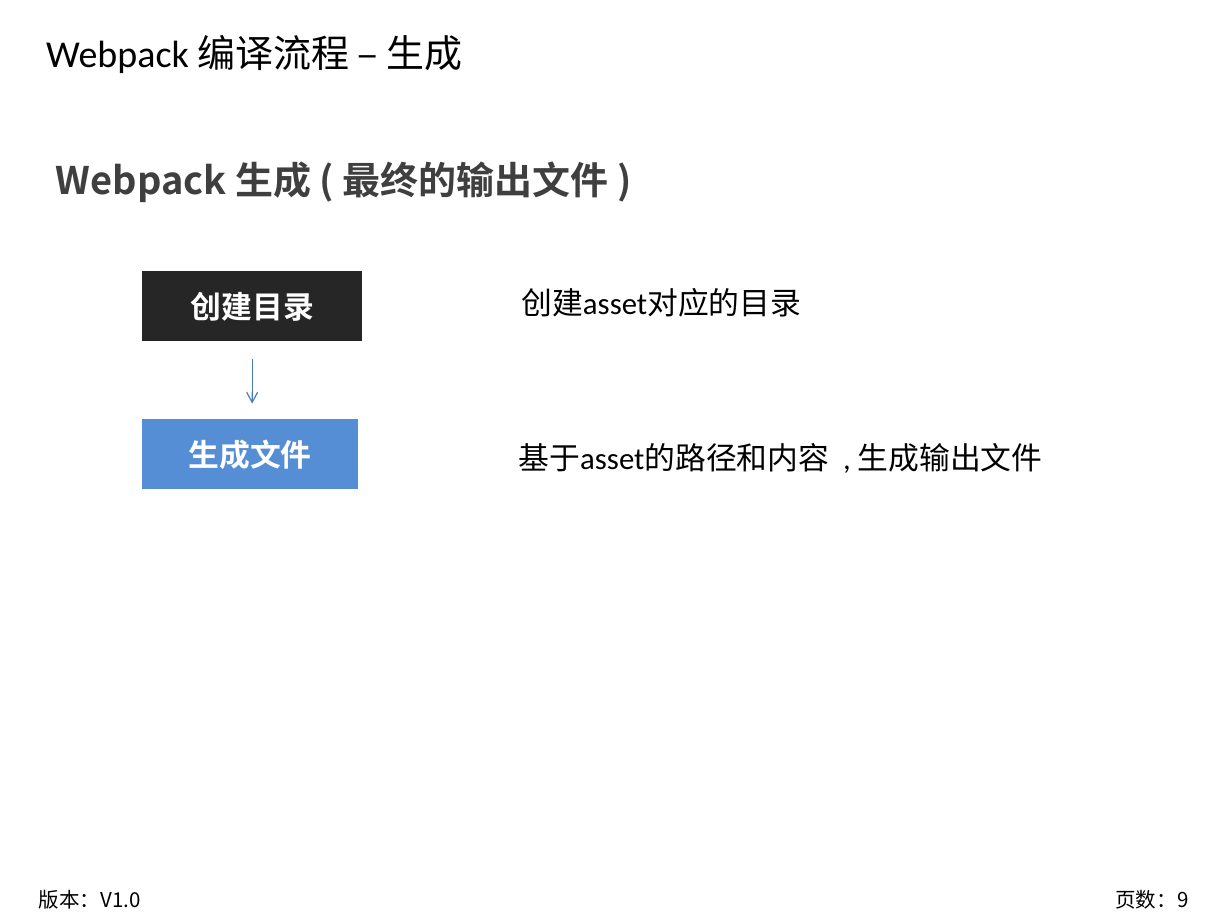
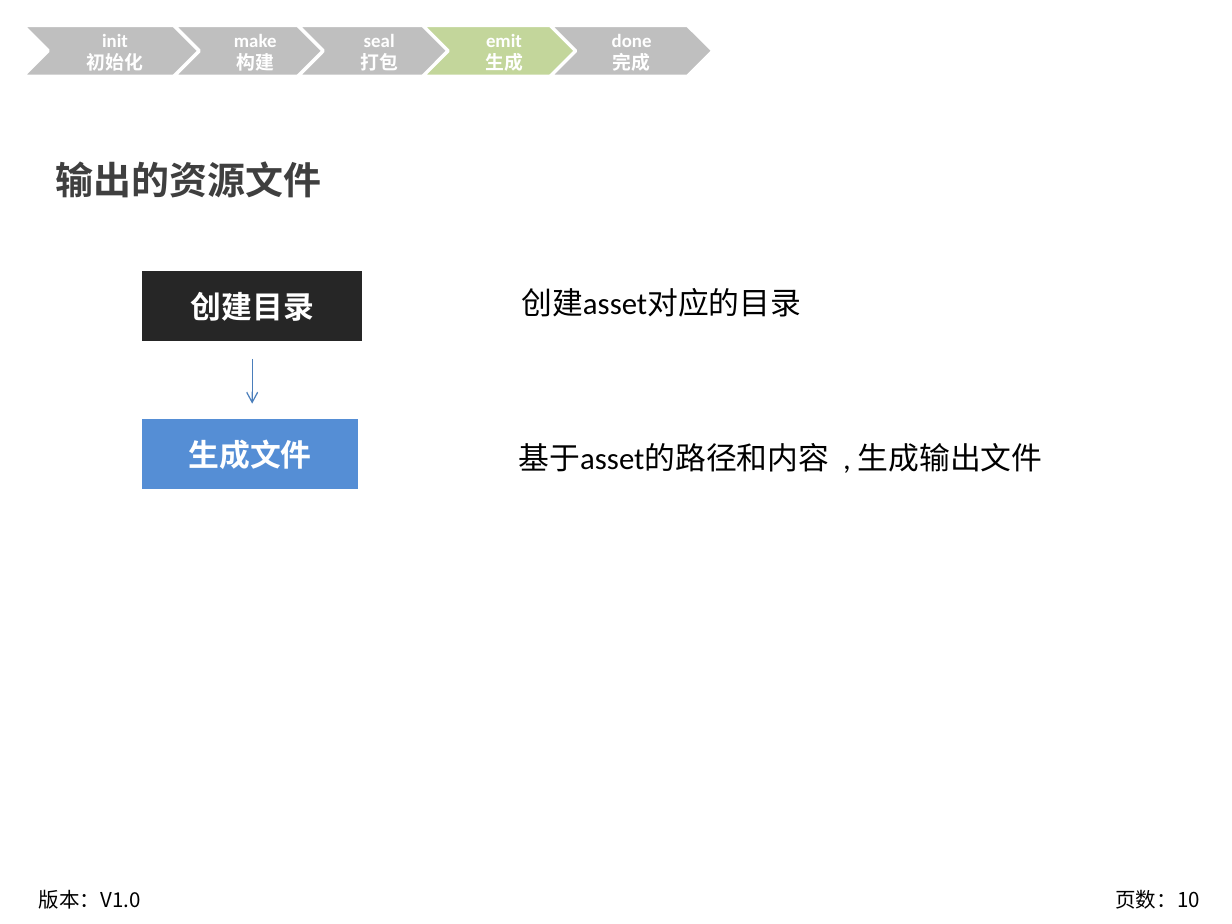
Before and after one commit to tyosssss/learning-webpack, a slide deck: slide 10 of doc/2.Webpack 编译流程概述.pptx (slide 9 before the commit). Drawn at 1232x924 pixels with LibreOffice and Linux fonts; fonts in the diff are those of the drawing; background and template pictures are left out. Boxes give left, top, right and bottom in pixels: in the first picture for what was removed or moved away, otherwise in the second. Text is boxed around its words. In the diff, an @@ line names an element or a change of style, - is before the commit and + after.

```diff
--- a/doc/2.Webpack 编译流程概述.pptx
+++ b/doc/2.Webpack 编译流程概述.pptx
@@ group added at (22,26,713,76): 5 chevrons @@
+init
+初始化
+make
+构建
+seal
+打包
+emit
+生成
+done
+完成
@@ text removed at (46,35,463,73) @@
-Webpack 编译流程 – 生成
@@ text at (56,161,322,198): text changed @@
-Webpack 生成 ( 最终的输出文件 )
+输出的资源文件
@@ page number at (1115,889,1199,909): text changed @@
-页数：9
+页数：10
```
Also in this commit, not shown: 9 other slides changed, 1 slide added, 1 other file.
